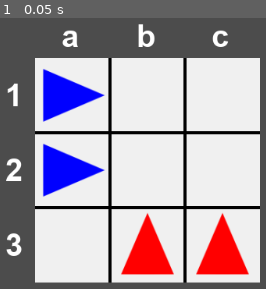
Above: before the commit, frame 1.
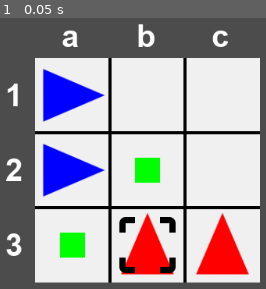
Above: after the commit, the same moment.

Repository: vivisuke/Dodgem
Game: Godot game, scene res://MainScene.tscn
Two runs of this game, one before a commit and one after it. Both use one fixed random seed, a clock stepped at 60 frames per second and the inputs below.
Inputs:
- Up to frame 1 (0.05 s): no input

The runs differ from the first frame. In frame 1, 2.7% of the frame differs, in the area x 22-67%, y 51-95%.

Commit message:
0005 ◎ C 10/28 10/28 0.001│ToDo│タイルセット：移動元・先カーソル

Diff:
--- a/Dodgem/MainScene.tscn
+++ b/Dodgem/MainScene.tscn
@@ -1,8 +1,10 @@
-[gd_scene load_steps=5 format=2]
+[gd_scene load_steps=8 format=2]
 
 [ext_resource path="res://ColorRect.gd" type="Script" id=1]
 [ext_resource path="res://images/up_red.png" type="Texture" id=2]
 [ext_resource path="res://images/right_blue.png" type="Texture" id=3]
+[ext_resource path="res://images/select_black.png" type="Texture" id=4]
+[ext_resource path="res://images/dest_green.png" type="Texture" id=5]
 
 [sub_resource type="TileSet" id=1]
 0/name = "up_red.png 0"
@@ -34,6 +36,36 @@
 1/shapes = [  ]
 1/z_index = 0
 
+[sub_resource type="TileSet" id=2]
+0/name = "select_black.png 0"
+0/texture = ExtResource( 4 )
+0/tex_offset = Vector2( 0, 0 )
+0/modulate = Color( 1, 1, 1, 1 )
+0/region = Rect2( 0, 0, 96, 96 )
+0/tile_mode = 0
+0/occluder_offset = Vector2( 0, 0 )
+0/navigation_offset = Vector2( 0, 0 )
+0/shape_offset = Vector2( 0, 0 )
+0/shape_transform = Transform2D( 1, 0, 0, 1, 0, 0 )
+0/shape_one_way = false
+0/shape_one_way_margin = 0.0
+0/shapes = [  ]
+0/z_index = 0
+1/name = "dest_green.png 1"
+1/texture = ExtResource( 5 )
+1/tex_offset = Vector2( 0, 0 )
+1/modulate = Color( 1, 1, 1, 1 )
+1/region = Rect2( 0, 0, 96, 96 )
+1/tile_mode = 0
+1/occluder_offset = Vector2( 0, 0 )
+1/navigation_offset = Vector2( 0, 0 )
+1/shape_offset = Vector2( 0, 0 )
+1/shape_transform = Transform2D( 1, 0, 0, 1, 0, 0 )
+1/shape_one_way = false
+1/shape_one_way_margin = 0.0
+1/shapes = [  ]
+1/z_index = 0
+
 [node name="MainScene" type="Node2D"]
 
 [node name="ColorRect" type="ColorRect" parent="."]
@@ -52,3 +84,10 @@
 cell_size = Vector2( 96, 96 )
 format = 1
 tile_data = PoolIntArray( 0, 1, 0, 65536, 1, 0, 131073, 0, 0, 131074, 0, 0 )
+
+[node name="CursorTileMap" type="TileMap" parent="ColorRect"]
+tile_set = SubResource( 2 )
+cell_size = Vector2( 96, 96 )
+show_collision = true
+format = 1
+tile_data = PoolIntArray( 65537, 1, 0, 131072, 1, 0, 131073, 0, 0 )
Binary file added: Dodgem/images/add_black.png
Not shown, added: Dodgem/images/add_black.png.import
Binary file added: Dodgem/images/check_box_black.png
Not shown, added: Dodgem/images/check_box_black.png.import
Binary file added: Dodgem/images/dest_green.png
Not shown, added: Dodgem/images/dest_green.png.import
Binary file added: Dodgem/images/select_black.png
Not shown, added: Dodgem/images/select_black.png.import
Not shown, changed: Dodgem.spr
